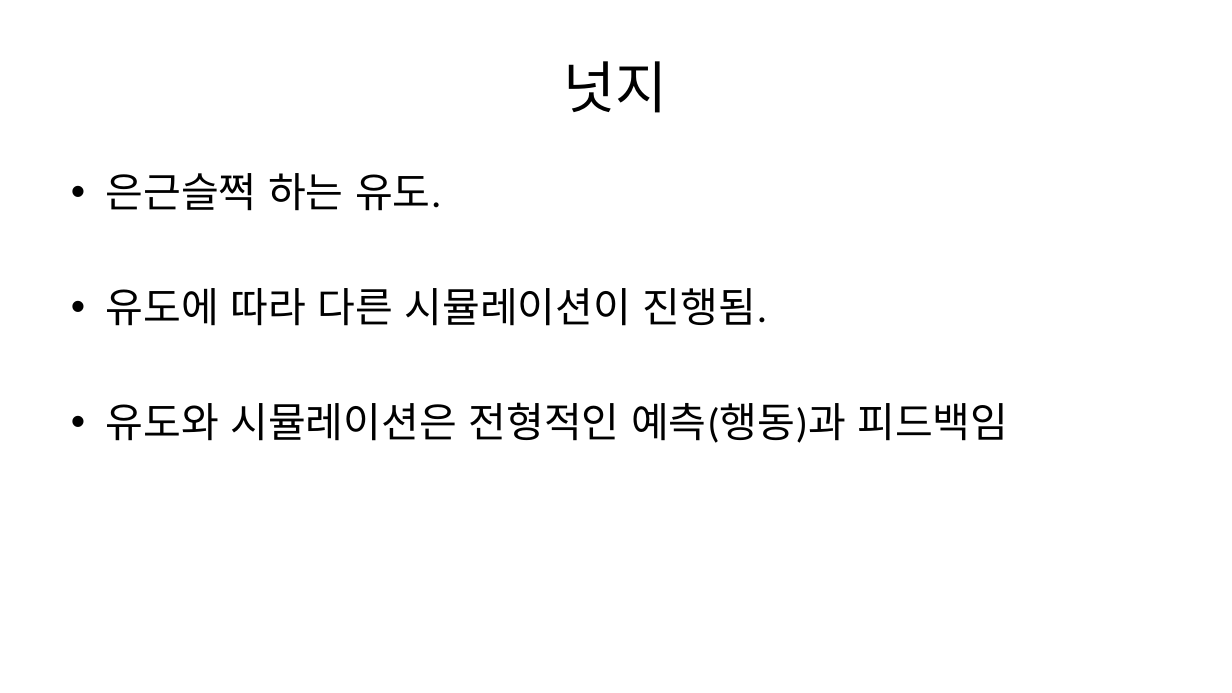
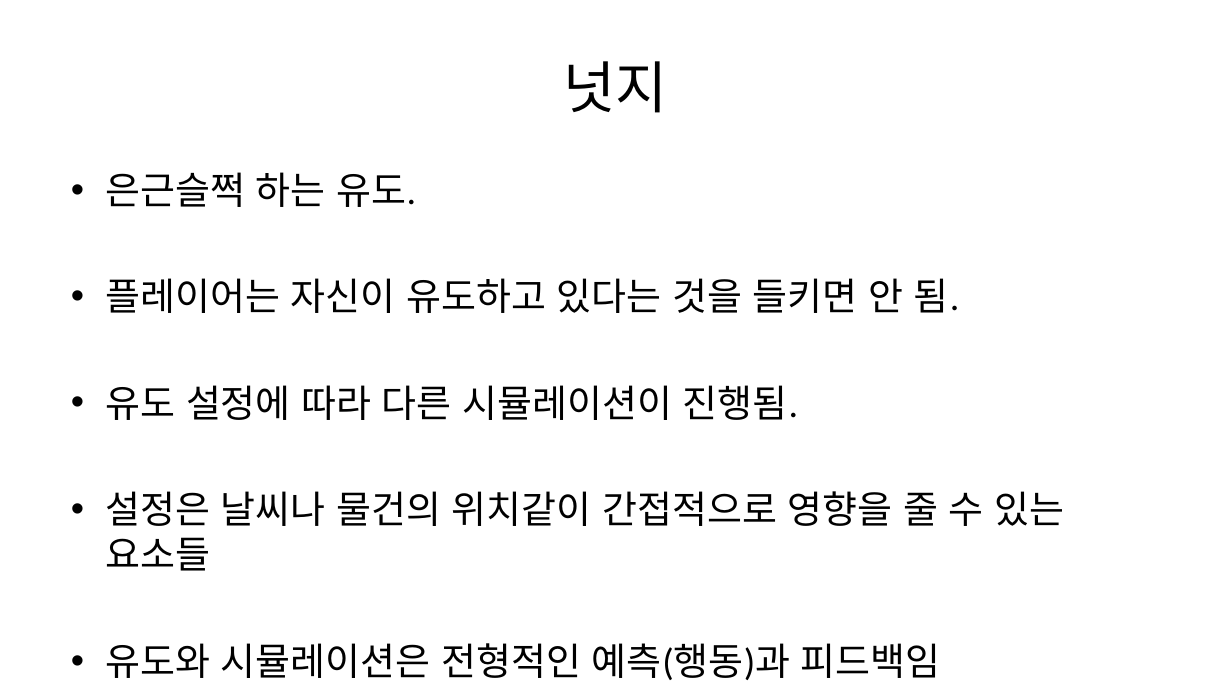
Before and after one commit to Penguin-God/Human_Doll_Play, a slide deck: slide 4 of 기획/문서/유도 시스템.pptx (slide 3 before the commit). Drawn at 1232x693 pixels with LibreOffice and Linux fonts; fonts in the diff are those of the drawing. Boxes give left, top, right and bottom in pixels: in the first picture for what was removed or moved away, otherwise in the second. Text is boxed around its words. In the diff, an @@ line names an element or a change of style, - is before the commit and + after.

```diff
--- a/기획/문서/유도 시스템.pptx
+++ b/기획/문서/유도 시스템.pptx
@@ text at (105, 172, 941, 680): size 32 to 29.6 pt in "은근슬쩍 하는 유도.", "유도와 시뮬레이션은 전형적인 예측(행동)과 피드백임" @@
@@ text at (105, 278, 1064, 571): text changed; size 32 to 29.6 pt @@
-• 유도에 따라 다른 시뮬레이션이 진행됨.
+• 플레이어는 자신이 유도하고 있다는 것을 들키면 안 됨.
+• 유도 설정에 따라 다른 시뮬레이션이 진행됨.
+• 설정은 날씨나 물건의 위치같이 간접적으로 영향을 줄 수 있는 요소들
```
Also in this commit, not shown: 5 other slides changed, 1 slide added, 3 slides removed, 2 other files.
